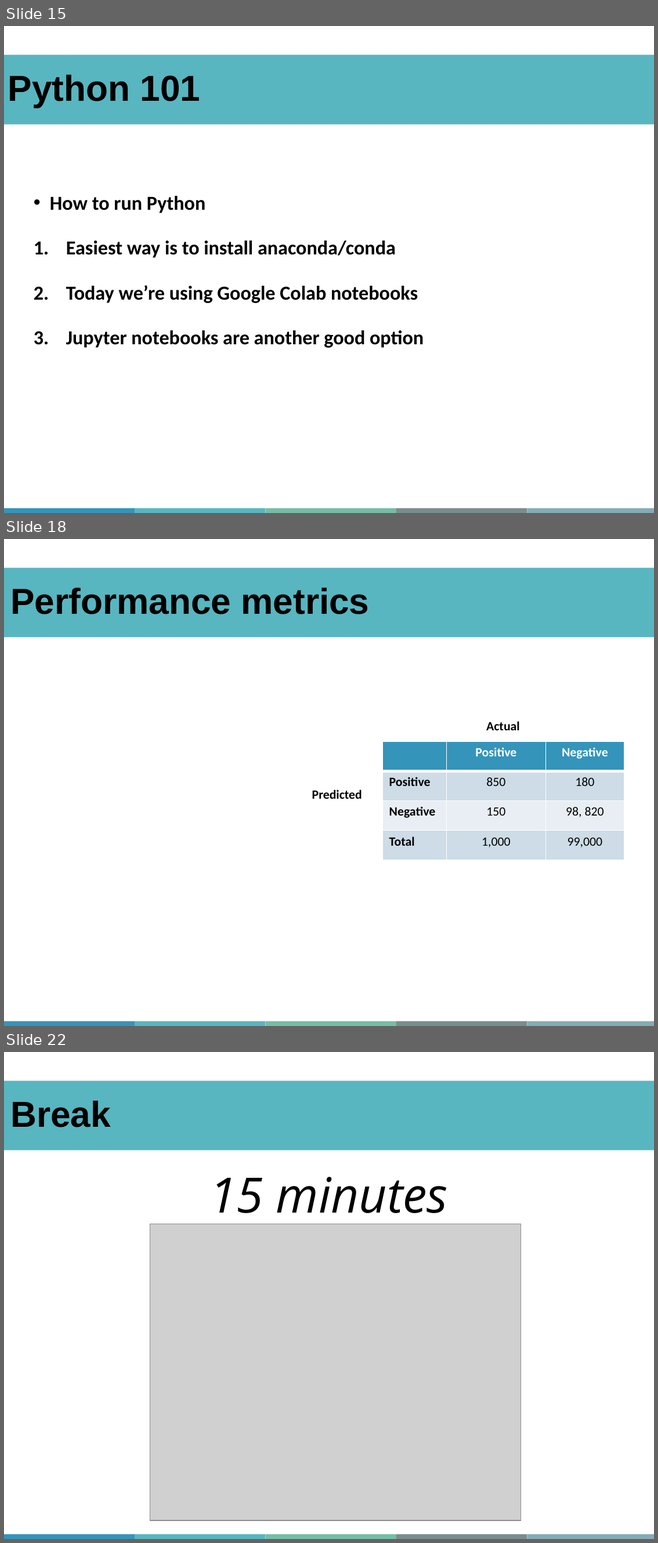
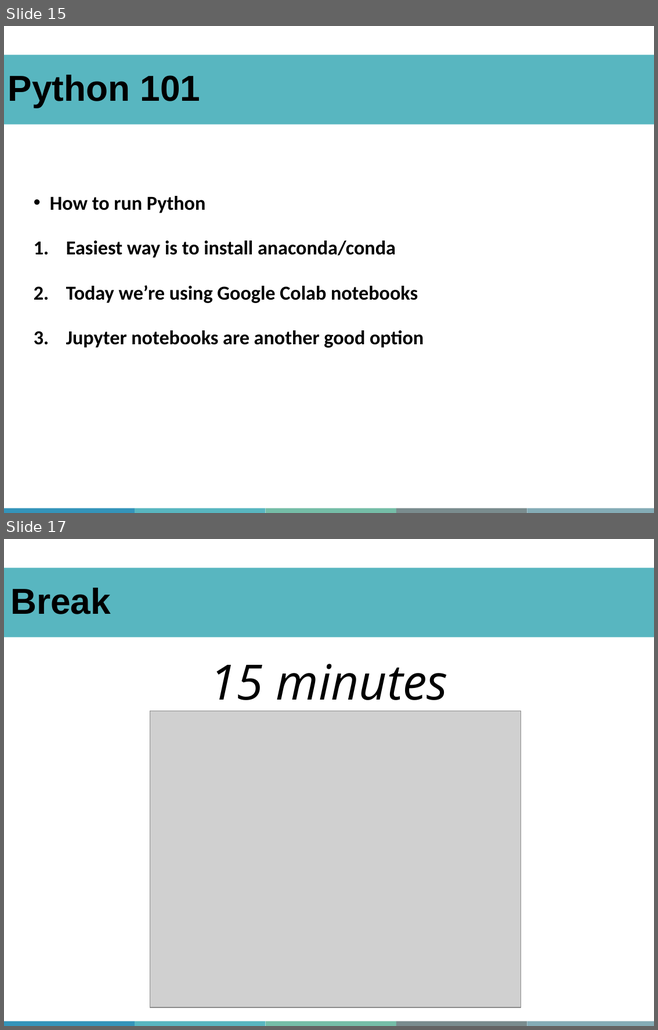
Before and after one commit to abdelrahman-ayad/MiCM-StatsPython-F21, a slide deck: MiCM_StatsPythonF21_AAyad.pptx. Shown one above the other, each under a label of ours: slides 15, 18 and 22 before the commit, slides 15 and 17 after it; the slides between them are not shown. The pictures are 658x1543 and 658x1030 pixels, drawn with LibreOffice and Linux fonts; fonts in the diff are those of the drawing; grey boxes stand for pictures; background and template pictures are left out. Boxes give left, top, right and bottom in pixels: in the first picture for what was removed or moved away, otherwise in the second. Text is boxed around its words. In the diff, an @@ line names an element or a change of style, - is before the commit and + after.

```diff
--- a/MiCM_StatsPythonF21_AAyad.pptx
+++ b/MiCM_StatsPythonF21_AAyad.pptx
@@ slide 18 removed at [4,539,654,1026], background #FFFFFF; not listed: 5 template elements that a slide beside it also shows @@
@@ rectangle removed at [4,567,654,637] @@
-Performance metrics
@@ text removed at [486,721,520,730] @@
-Actual
@@ table removed at [383,741,623,860], 4 rows, 3 columns @@
- | Positive | Negative
-Positive | 850 | 180
-Negative | 150 | 98, 820
-Total | 1,000 | 99,000
@@ text removed at [312,790,362,799] @@
-Predicted
@@ what was slide 22 is now slide 17 @@
```
Also in this commit, not shown: 4 slides changed, 1 slide added, 6 other slides removed, 1 other file.
